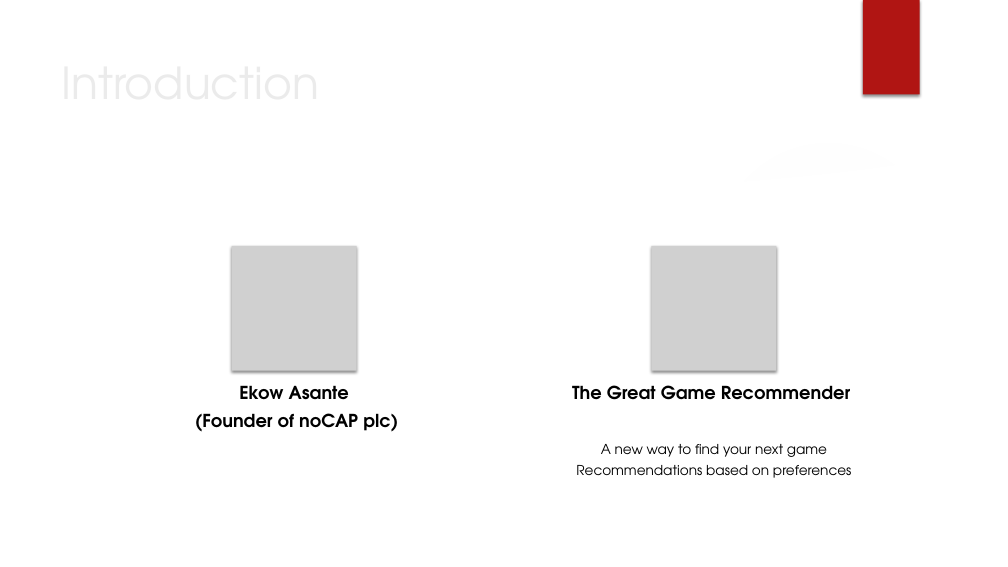
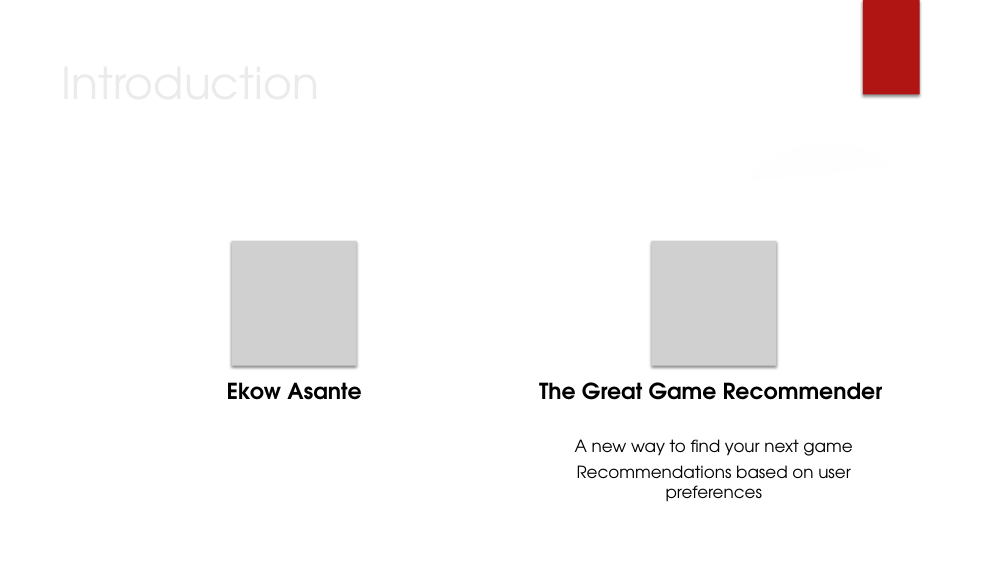
Before and after one commit to EkowTheGreat/QACstuff, a slide deck: slide 2 of SoloProj/Presentation.pptx. Drawn at 1008x567 pixels with LibreOffice and Linux fonts; fonts in the diff are those of the drawing; grey boxes stand for pictures; background and template pictures are left out. Boxes give left, top, right and bottom in pixels: in the first picture for what was removed or moved away, otherwise in the second. Text is boxed around its words. In the diff, an @@ line names an element or a change of style, - is before the commit and + after.

```diff
--- a/SoloProj/Presentation.pptx
+++ b/SoloProj/Presentation.pptx
@@ picture: place and size @@
-picture at (231,246,356,371)
+picture at (231,241,356,366)
@@ picture: place and size @@
-picture at (652,246,777,371)
+picture at (652,241,777,366)
@@ text "Ekow Asante" at (227,382,361,400): size 17 to 21 pt; more space between paragraphs @@
@@ text "The Great Game Recommender" at (539,382,883,400): size 17 to 21 pt; more space between paragraphs @@
@@ text at (195,413,398,432): paragraph removed @@
-(Founder of noCAP plc)
@@ text at (575,439,852,456): size 13 to 16 pt in "A new way to find your next ..."; more space between paragraphs @@
@@ text at (577,465,851,502): text changed; size 13 to 16 pt @@
-Recommendations based on preferences
+Recommendations based on user preferences
```
Also in this commit, not shown: 4 other slides changed, 3 slides added, 1 slide removed.
